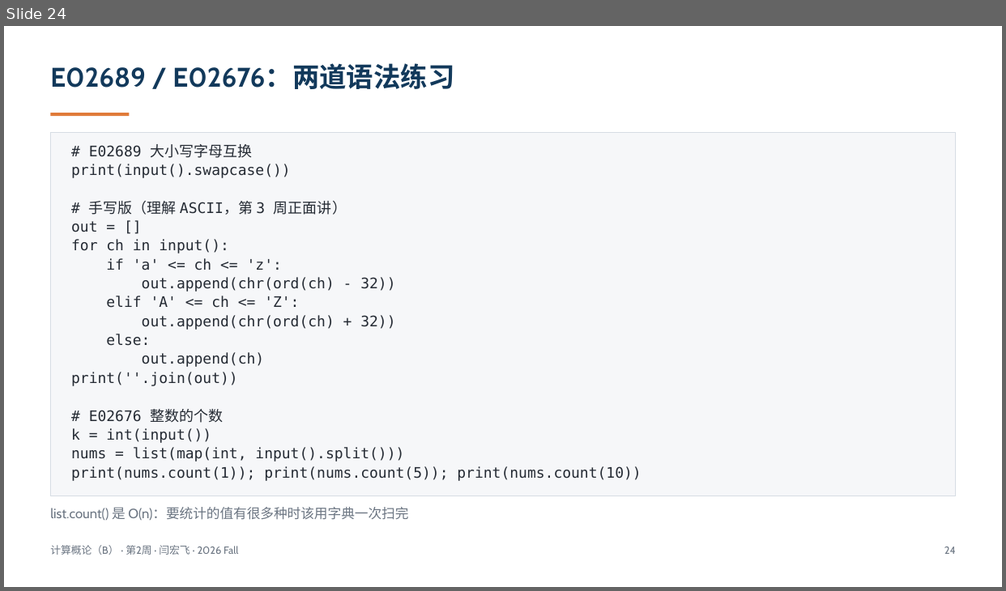
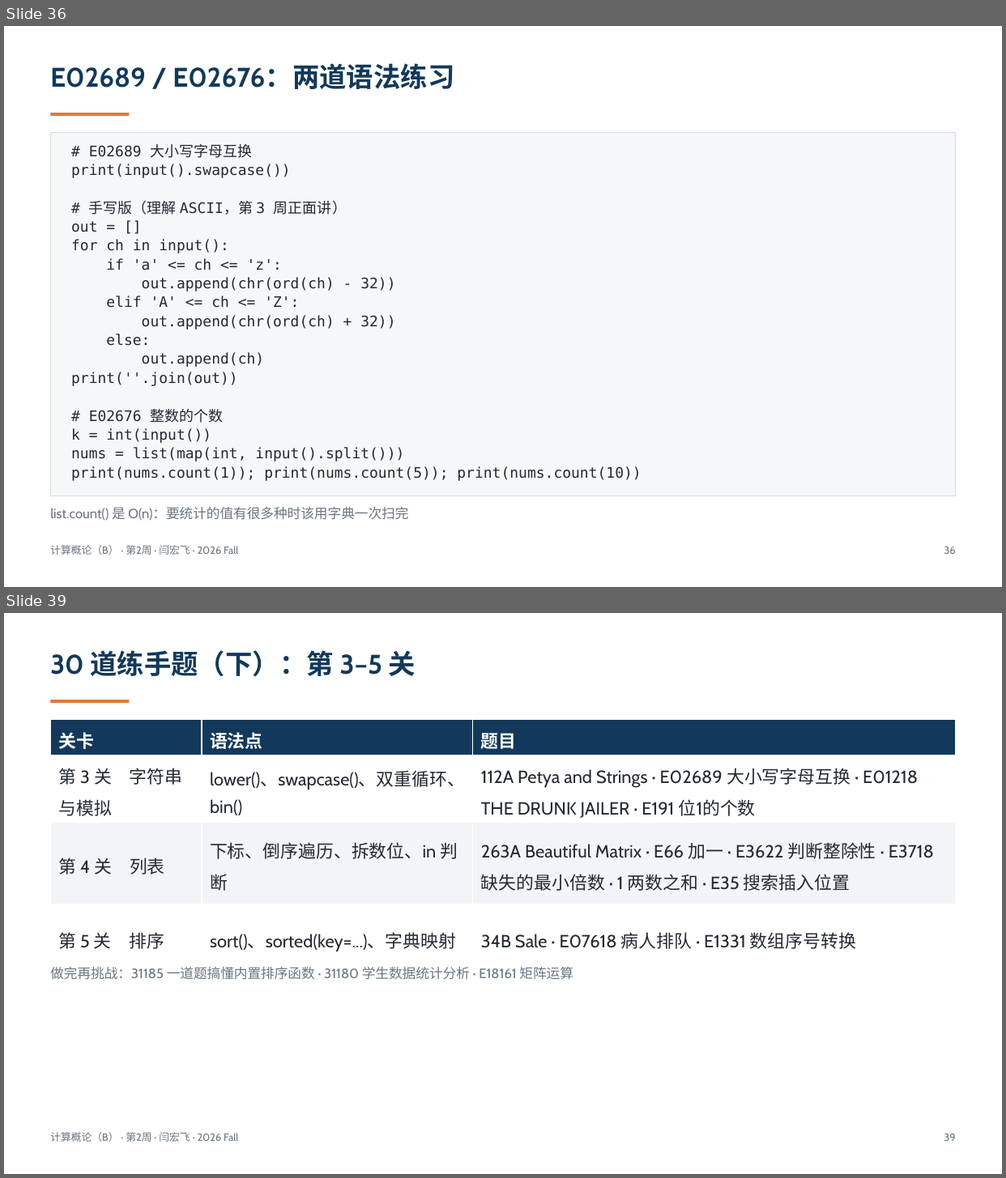
Before and after one commit to GMyhf/2026fall-cs201, a slide deck: courseware/202609_ADS_W02_VM_Shell_DevEnv.pptx. Shown one above the other, each under a label of ours: slide 24 before the commit, slides 36 and 39 after it; the slides between them are not shown. The pictures are 1006x591 and 1006x1178 pixels, drawn with LibreOffice and Linux fonts; fonts in the diff are those of the drawing. Boxes give left, top, right and bottom in pixels: in the first picture for what was removed or moved away, otherwise in the second. Text is boxed around its words. In the diff, an @@ line names an element or a change of style, - is before the commit and + after.

```diff
--- a/courseware/202609_ADS_W02_VM_Shell_DevEnv.pptx
+++ b/courseware/202609_ADS_W02_VM_Shell_DevEnv.pptx
@@ slide 39 added at box(4, 613, 1002, 1174), background #FFFFFF @@
@@ text added at box(50, 650, 415, 676), 26 pt, text #12395B, bold @@
+30 道练手题（下）：第 3–5 关
@@ rectangle added at box(50, 700, 129, 703), fill #E07B39 @@
@@ table added at box(50, 719, 956, 956), 4 rows, 3 columns @@
+关卡 | 语法点 | 题目
+第 3 关 字符串与模拟 | lower()、swapcase()、双重循环、bin() | 112A Petya and Strings · E02689 大小写字母互换 · E01218 THE DRUNK JAILER · E191 位1的个数
+第 4 关 列表 | 下标、倒序遍历、拆数位、in 判断 | 263A Beautiful Matrix · E66 加一 · E3622 判断整除性 · E3718 缺失的最小倍数 · 1 两数之和 · E35 搜索插入位置
+第 5 关 排序 | sort()、sorted(key=...)、字典映射 | 34B Sale · E07618 病人排队 · E1331 数组序号转换
@@ text added at box(50, 967, 573, 980), 13 pt, text #6B7582 @@
+做完再挑战：31185 一道题搞懂内置排序函数 · 31180 学生数据统计分析 · E18161 矩阵运算
@@ text added at box(50, 1132, 238, 1142), 10 pt, text #6B7582 @@
+计算概论（B） · 第2周 · 闫宏飞 · 2026 Fall
@@ text added at box(944, 1134, 955, 1141), 10 pt, text #6B7582 @@
+39
@@ what was slide 24 is now slide 36 @@
@@ slide 36 changed as well @@
@@ text at box(944, 547, 955, 554): text changed @@
-24
+36
```
Also in this commit, not shown: 20 other slides changed, 17 other slides added, 1 slide removed.
